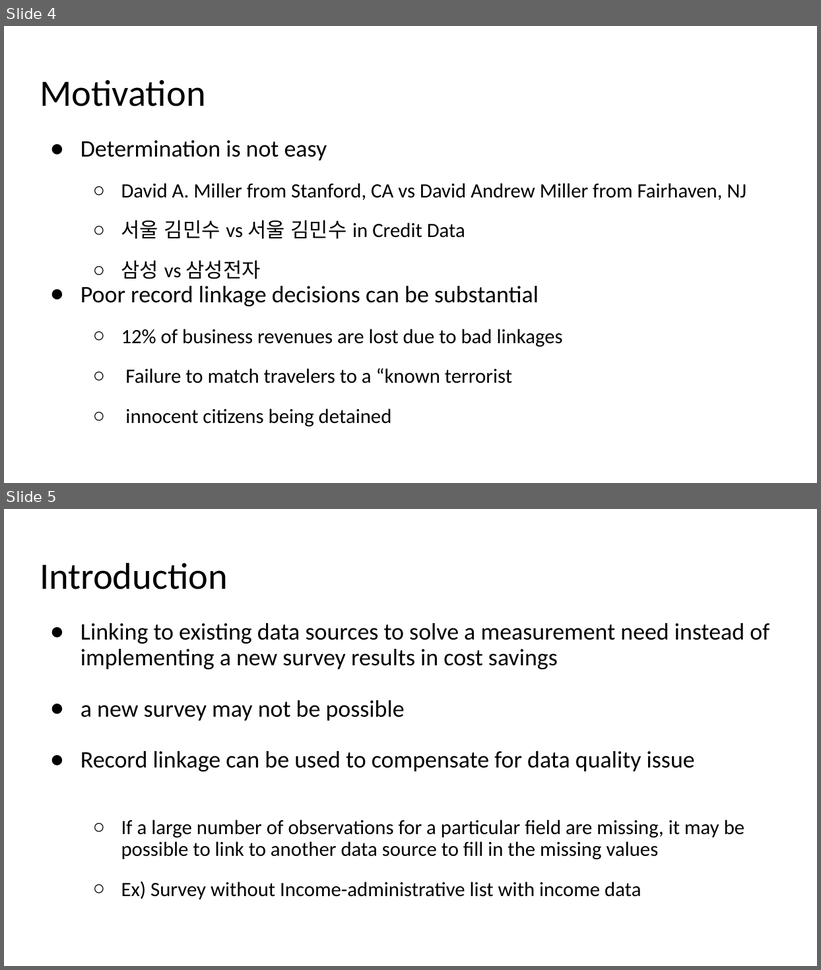
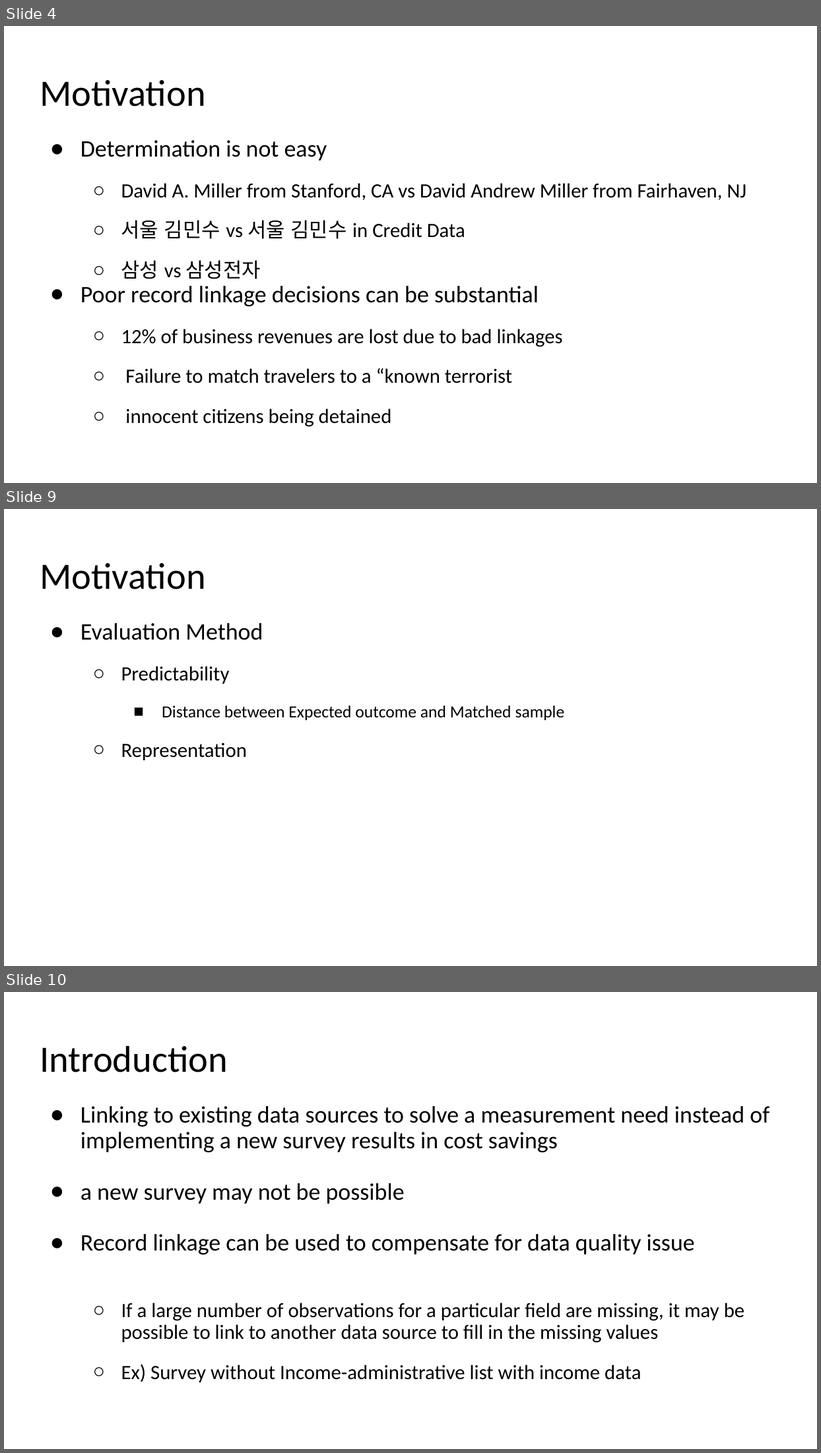
Before and after one commit to moonbg/21bigdataskku, a slide deck: Slides/Week6.pptx. Shown one above the other, each under a label of ours: slides 4 and 5 before the commit, slides 4, 9 and 10 after it; the slides between them are not shown. The pictures are 821x970 and 821x1453 pixels, drawn with LibreOffice and Linux fonts; fonts in the diff are those of the drawing. Boxes give left, top, right and bottom in pixels: in the first picture for what was removed or moved away, otherwise in the second. Text is boxed around its words. In the diff, an @@ line names an element or a change of style, - is before the commit and + after.

```diff
--- a/Slides/Week6.pptx
+++ b/Slides/Week6.pptx
@@ slide 9 added at (x1=4, y1=509, x2=817, y2=966), background #FFFFFF @@
@@ title added at (x1=40, y1=563, x2=205, y2=590), 33 pt, text #000000 @@
+Motivation
@@ text added at (x1=81, y1=623, x2=565, y2=760), 15 pt, text #000000 @@
+● Evaluation Method
+  ○ Predictability
+    ■ Distance between Expected outcome and Matched sample
+  ○ Representation
@@ what was slide 5 is now slide 10 @@
```
Also in this commit, not shown: 3 slides changed, 19 other slides added, 9 other files.
